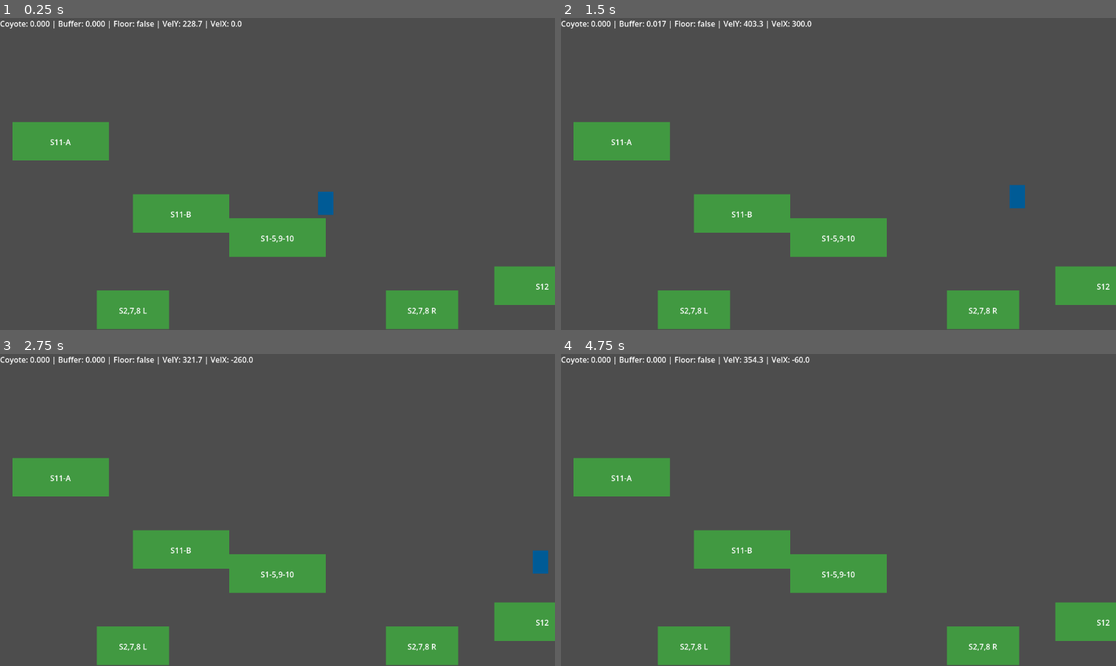
Above: before the commit, frames 1-4 (two rows, left to right).
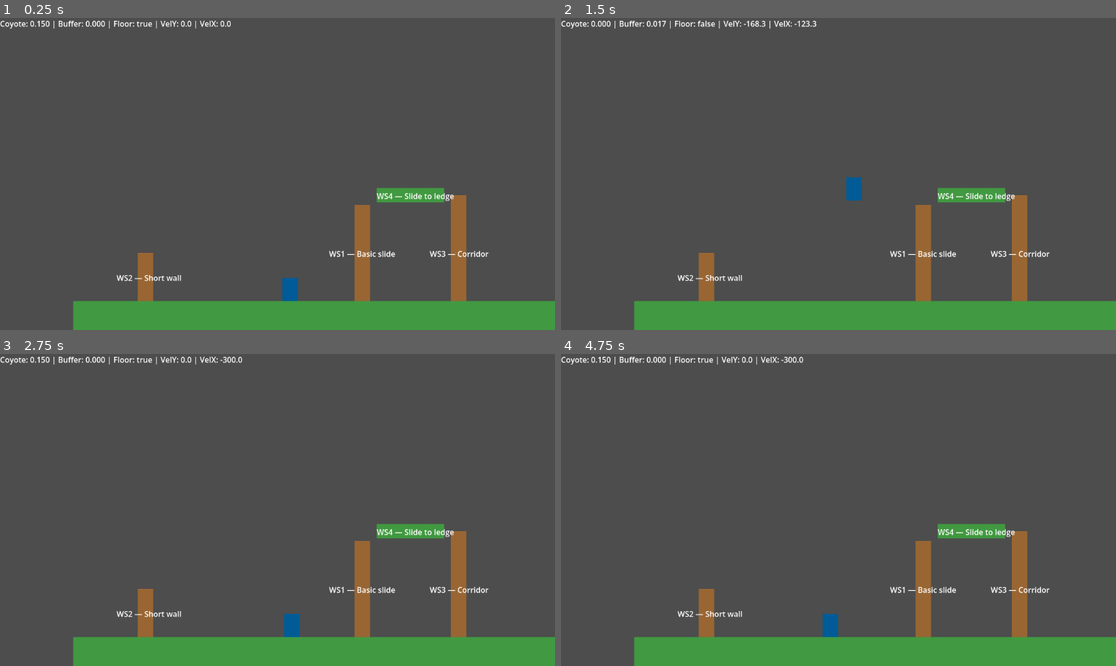
Above: after the commit, the same moments.

Repository: carlomontoyaph/platformer
Game: Godot game, scene res://scenes/test_wall_slide.tscn
Two runs of this game, one before a commit and one after it. Both use one fixed random seed, a clock stepped at 60 frames per second and the inputs below. Before the commit the project starts from res://scenes/test_coyote_jump.tscn.
Inputs:
- Up to frame 1 (0.25 s): no input
- Up to frame 2 (1.5 s): hold D (move_right) from 0.53 s (still down); tap Space (jump) at 0.6, 0.77, 1.07, 1.35 s
- Up to frame 3 (2.75 s): tap Space (jump) at 1.52, 1.82, 2.1 s; release D (move_right) at 2.03 s; hold A (move_left) from 2.03 s (still down)
- Up to frame 4 (4.75 s): release A (move_left) at 2.78 s; hold D (move_right) 2.78-4.28 s; tap Space (jump) at 2.85, 3.02, 3.32, 3.6, 3.77, 4.07, 4.35, 4.52 s; hold A (move_left) from 4.28 s (still down)

The runs differ from the first frame. In frame 1, 18% of the frame differs, in the area x 2-100%, y 0-100%; in frame 2, 18%; in frame 3, 18%; in frame 4, 18%.

Commit message:
Add wall slide and wall jump

Diff:
--- a/project.godot
+++ b/project.godot
@@ -11,7 +11,7 @@
 [application]
 
 config/name="platformer"
-run/main_scene="uid://bhq3jp3larrln"
+run/main_scene="res://scenes/test_wall_slide.tscn"
 config/features=PackedStringArray("4.6", "Forward Plus")
 config/icon="res://icon.svg"
 
--- a/scenes/test_coyote_jump.tscn
+++ b/scenes/test_coyote_jump.tscn
@@ -245,3 +245,38 @@
 text = "S12"
 horizontal_alignment = 1
 metadata/_edit_use_anchors_ = true
+
+[node name="Platform5" type="StaticBody2D" parent="." unique_id=1654676026]
+position = Vector2(550, 232)
+
+[node name="CollisionShape2D" type="CollisionShape2D" parent="Platform5" unique_id=992466013]
+shape = SubResource("RectangleShape2D_6")
+
+[node name="ColorRect" type="ColorRect" parent="Platform5" unique_id=426964580]
+anchors_preset = 8
+anchor_left = 0.5
+anchor_top = 0.5
+anchor_right = 0.5
+anchor_bottom = 0.5
+offset_left = -100.0
+offset_top = -40.0
+offset_right = 100.0
+offset_bottom = 40.0
+grow_horizontal = 2
+grow_vertical = 2
+color = Color(0.25490198, 0.6, 0.25490198, 1)
+metadata/_edit_use_anchors_ = true
+
+[node name="Label" type="Label" parent="Platform5" unique_id=1031392475]
+anchors_preset = 8
+anchor_left = 0.5
+anchor_top = 0.5
+anchor_right = 0.5
+anchor_bottom = 0.5
+offset_left = -60.0
+offset_top = -10.0
+offset_right = 60.0
+offset_bottom = 10.0
+text = "S12"
+horizontal_alignment = 1
+metadata/_edit_use_anchors_ = true
--- /dev/null
+++ b/scenes/test_wall_slide.tscn
@@ -0,0 +1,195 @@
+[gd_scene format=3 uid="uid://dy56we2kxsyo1"]
+
+[ext_resource type="PackedScene" uid="uid://cdg82mh4ljjty" path="res://scenes/player.tscn" id="1_o5qli"]
+[ext_resource type="Script" uid="uid://b8xnt3cc3h7qq" path="res://scripts/debug_hud.gd" id="2_u46k3"]
+
+[sub_resource type="RectangleShape2D" id="RectangleShape2D_7"]
+size = Vector2(32, 200)
+
+[sub_resource type="RectangleShape2D" id="RectangleShape2D_8"]
+size = Vector2(32, 100)
+
+[sub_resource type="RectangleShape2D" id="RectangleShape2D_9"]
+size = Vector2(32, 240)
+
+[sub_resource type="RectangleShape2D" id="RectangleShape2D_10"]
+size = Vector2(140, 30)
+
+[sub_resource type="RectangleShape2D" id="RectangleShape2D_11"]
+size = Vector2(1000, 60)
+
+[node name="TestWallSlide" type="Node2D" unique_id=655610944]
+
+[node name="Camera2D" type="Camera2D" parent="." unique_id=7632013]
+
+[node name="CanvasLayer" type="CanvasLayer" parent="." unique_id=1405495816]
+layer = 100
+
+[node name="DebugHUD" type="Label" parent="CanvasLayer" unique_id=1456786664]
+offset_right = 600.0
+offset_bottom = 50.0
+text = "Loading..."
+script = ExtResource("2_u46k3")
+
+[node name="Player" parent="." unique_id=575868909 instance=ExtResource("1_o5qli")]
+position = Vector2(26, 234)
+
+[node name="Wall_A" type="StaticBody2D" parent="." unique_id=691500080]
+position = Vector2(176, 164)
+metadata/_edit_group_ = true
+
+[node name="CollisionShape2D" type="CollisionShape2D" parent="Wall_A" unique_id=407075450]
+shape = SubResource("RectangleShape2D_7")
+
+[node name="ColorRect" type="ColorRect" parent="Wall_A" unique_id=334466630]
+anchors_preset = 8
+anchor_left = 0.5
+anchor_top = 0.5
+anchor_right = 0.5
+anchor_bottom = 0.5
+offset_left = -16.0
+offset_top = -100.0
+offset_right = 16.0
+offset_bottom = 100.0
+grow_horizontal = 2
+grow_vertical = 2
+color = Color(0.6, 0.4, 0.2, 1)
+
+[node name="Label" type="Label" parent="Wall_A" unique_id=1965342420]
+anchors_preset = 8
+anchor_left = 0.5
+anchor_top = 0.5
+anchor_right = 0.5
+anchor_bottom = 0.5
+offset_left = -80.0
+offset_top = -10.0
+offset_right = 80.0
+offset_bottom = 10.0
+text = "WS1 — Basic slide"
+horizontal_alignment = 1
+
+[node name="Wall_B" type="StaticBody2D" parent="." unique_id=328572350]
+position = Vector2(-274, 214)
+
+[node name="CollisionShape2D" type="CollisionShape2D" parent="Wall_B" unique_id=274098130]
+shape = SubResource("RectangleShape2D_8")
+
+[node name="ColorRect" type="ColorRect" parent="Wall_B" unique_id=1717989690]
+anchors_preset = 8
+anchor_left = 0.5
+anchor_top = 0.5
+anchor_right = 0.5
+anchor_bottom = 0.5
+offset_left = -16.0
+offset_top = -50.0
+offset_right = 16.0
+offset_bottom = 50.0
+grow_horizontal = 2
+grow_vertical = 2
+color = Color(0.6, 0.4, 0.2, 1)
+metadata/_edit_use_anchors_ = true
+
+[node name="Label" type="Label" parent="Wall_B" unique_id=1744693680]
+anchors_preset = 8
+anchor_left = 0.5
+anchor_top = 0.5
+anchor_right = 0.5
+anchor_bottom = 0.5
+offset_left = -60.0
+offset_top = -10.0
+offset_right = 60.0
+offset_bottom = 10.0
+text = "WS2 — Short wall"
+horizontal_alignment = 1
+metadata/_edit_use_anchors_ = true
+
+[node name="Wall_C" type="StaticBody2D" parent="." unique_id=898777650]
+position = Vector2(376, 164)
+
+[node name="CollisionShape2D" type="CollisionShape2D" parent="Wall_C" unique_id=1257090570]
+shape = SubResource("RectangleShape2D_9")
+
+[node name="ColorRect" type="ColorRect" parent="Wall_C" unique_id=1989773880]
+anchors_preset = 8
+anchor_left = 0.5
+anchor_top = 0.5
+anchor_right = 0.5
+anchor_bottom = 0.5
+offset_left = -16.0
+offset_top = -120.0
+offset_right = 16.0
+offset_bottom = 120.0
+grow_horizontal = 2
+grow_vertical = 2
+color = Color(0.6, 0.4, 0.2, 1)
+metadata/_edit_use_anchors_ = true
+
+[node name="Label" type="Label" parent="Wall_C" unique_id=1889294820]
+anchors_preset = 8
+anchor_left = 0.5
+anchor_top = 0.5
+anchor_right = 0.5
+anchor_bottom = 0.5
+offset_left = -60.0
+offset_top = -10.0
+offset_right = 60.0
+offset_bottom = 10.0
+text = "WS3 — Corridor"
+horizontal_alignment = 1
+metadata/_edit_use_anchors_ = true
+
+[node name="Platform_Mid" type="StaticBody2D" parent="." unique_id=1555355990]
+position = Vector2(276, 44)
+
+[node name="CollisionShape2D" type="CollisionShape2D" parent="Platform_Mid" unique_id=19386580]
+shape = SubResource("RectangleShape2D_10")
+
+[node name="ColorRect" type="ColorRect" parent="Platform_Mid" unique_id=2060525160]
+anchors_preset = 8
+anchor_left = 0.5
+anchor_top = 0.5
+anchor_right = 0.5
+anchor_bottom = 0.5
+offset_left = -70.0
+offset_top = -15.0
+offset_right = 70.0
+offset_bottom = 15.0
+grow_horizontal = 2
+grow_vertical = 2
+color = Color(0.25490198, 0.6, 0.25490198, 1)
+metadata/_edit_use_anchors_ = true
+
+[node name="Label" type="Label" parent="Platform_Mid" unique_id=828454300]
+anchors_preset = 8
+anchor_left = 0.5
+anchor_top = 0.5
+anchor_right = 0.5
+anchor_bottom = 0.5
+offset_left = -70.0
+offset_top = -10.0
+offset_right = 70.0
+offset_bottom = 10.0
+text = "WS4 — Slide to ledge"
+horizontal_alignment = 1
+metadata/_edit_use_anchors_ = true
+
+[node name="Platform_Bottom" type="StaticBody2D" parent="." unique_id=467955410]
+position = Vector2(76, 294)
+
+[node name="CollisionShape2D" type="CollisionShape2D" parent="Platform_Bottom" unique_id=2109273120]
+shape = SubResource("RectangleShape2D_11")
+
+[node name="ColorRect" type="ColorRect" parent="Platform_Bottom" unique_id=1989359680]
+anchors_preset = 8
+anchor_left = 0.5
+anchor_top = 0.5
+anchor_right = 0.5
+anchor_bottom = 0.5
+offset_left = -500.0
+offset_top = -30.0
+offset_right = 500.0
+offset_bottom = 30.0
+grow_horizontal = 2
+grow_vertical = 2
+color = Color(0.25490198, 0.6, 0.25490198, 1)
+metadata/_edit_use_anchors_ = true
--- a/scripts/player.gd
+++ b/scripts/player.gd
@@ -11,6 +11,9 @@
 @export var speed := 300.0  # Maximum horizontal movement speed
 @export var fall_death_y := 1000.0  # Y position where player resets
 @export var fall_reset_delay := 2.0  # Delay before resetting after falling
+@export var wall_jump_push := 350.0  # Horizontal force applied away from wall on wall-jump
+@export var wall_jump_lock_time := 0.12  # Seconds to lock horizontal input after wall-jump
+@export var wall_slide_speed := 120  # Max downward speed while sliding on a wall
 
 # Player state for animation hooks
 enum PlayerState { IDLE, RUN, JUMP, FALL }
@@ -24,23 +27,29 @@
 var can_double_jump := false
 var coyote_timer := 0.0  # Countdown for coyote window
 var fall_timer := 0.0  # Countup for fall reset delay
+var is_wall_sliding := false  # True when on wall, airborne, and falling
 var jump_buffer_timer := 0.0  # Countdown for jump buffer window
 var spawn_position: Vector2  # Respawn position
 var was_on_floor := false  # Tracks floor state for landing detection
+var wall_jump_lock_timer := 0.0  # Countdown for wall-jump input lock
 
 signal landed  # Emitted when player lands on ground
 
 
+# Finds spawn point or falls back to current position, registers in "player" group.
 func _ready() -> void:
 	var spawn_point = get_node_or_null("SpawnPoint")
 	spawn_position = spawn_point.global_position if spawn_point else position
 	add_to_group("player")
 
 
+# Main physics tick: runs input buffer, timers, ground/wall state, movement, jump, and fall-reset in order.
 func _physics_process(delta: float) -> void:
 	_buffer_jump_input()
 	_update_timers(delta)
 	_update_ground_state(delta)
+	_update_wall_state()
+	_handle_wall_slide()
 	_handle_jump()
 	_handle_horizontal_movement(delta)
 	move_and_slide()
@@ -55,9 +64,13 @@
 		jump_buffer_timer = jump_buffer_time
 
 
+# Decrements coyote, jump-buffer, and wall-jump-lock timers each frame.
 func _update_timers(delta: float) -> void:
 	coyote_timer -= delta
 	jump_buffer_timer -= delta
+
+	if wall_jump_lock_timer > 0:
+		wall_jump_lock_timer -= delta
 
 
 # Applies gravity when airborne, resets coyote timer on ground,
@@ -75,10 +88,14 @@
 
 
 # Jump priority:
-# 1. Coyote + buffer jump — ground jump with a brief forgiveness window
-# 2. Double jump — mid-air second jump
-# 3. Variable height — cutting velocity short on jump release
+# 1. Wall jump — bounces off wall with horizontal push
+# 2. Coyote + buffer jump — ground jump with a brief forgiveness window
+# 3. Double jump — mid-air second jump
+# 4. Variable height — cutting velocity short on jump release
 func _handle_jump() -> void:
+	if _perform_wall_jump():
+		return
+
 	if jump_buffer_timer > 0 and coyote_timer > 0:
 		velocity.y = jump_velocity
 		jump_buffer_timer = 0
@@ -93,7 +110,11 @@
 		velocity.y *= jump_cut_multiplier
 
 
+# Applies left/right input to velocity, with separate ground/air acceleration and friction when idle.
 func _handle_horizontal_movement(delta: float) -> void:
+	if wall_jump_lock_timer > 0:
+		return
+
 	var direction := Input.get_axis("move_left", "move_right")
 	if direction:
 		velocity.x = move_toward(
@@ -117,6 +138,7 @@
 	current_state = new_state
 
 
+# After falling below fall_death_y, waits fall_reset_delay seconds then respawns.
 func _check_fall_reset(delta: float) -> void:
 	if position.y > fall_death_y:
 		fall_timer += delta
@@ -126,6 +148,7 @@
 		fall_timer = 0.0
 
 
+# Teleports player to spawn, zeroes velocity, and clears all timers and jump state.
 func _reset_to_spawn() -> void:
 	position = spawn_position
 	velocity = Vector2.ZERO
@@ -134,3 +157,32 @@
 	jump_buffer_timer = 0.0
 	can_double_jump = false
 	was_on_floor = false
+
+# Sets is_wall_sliding when on a wall, airborne, and moving downward.
+func _update_wall_state() -> void:
+	is_wall_sliding = (
+		is_on_wall() and not is_on_floor() and velocity.y > 0
+		)
+
+# Caps downward velocity to wall_slide_speed while sliding.
+func _handle_wall_slide() -> void:
+	if is_wall_sliding:
+		velocity.y = min(velocity.y, wall_slide_speed)
+
+# Returns true and applies wall-jump velocity if sliding on a wall and jump is pressed.
+func _perform_wall_jump() -> bool:
+	if not is_wall_sliding:
+		return false
+	if not Input.is_action_just_pressed("jump"):
+		return false
+
+	var wall_direction := get_wall_normal().x
+
+	velocity.x = wall_direction * wall_jump_push
+	velocity.y = jump_velocity
+
+	can_double_jump = true
+
+	wall_jump_lock_timer = wall_jump_lock_time
+
+	return true
